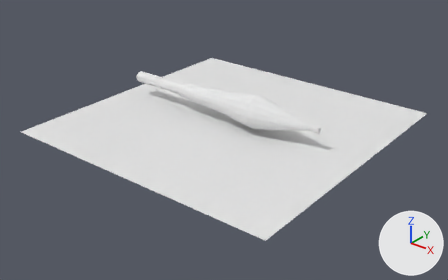
The Blender file asssets/hawn.blend: old version first, new version second.
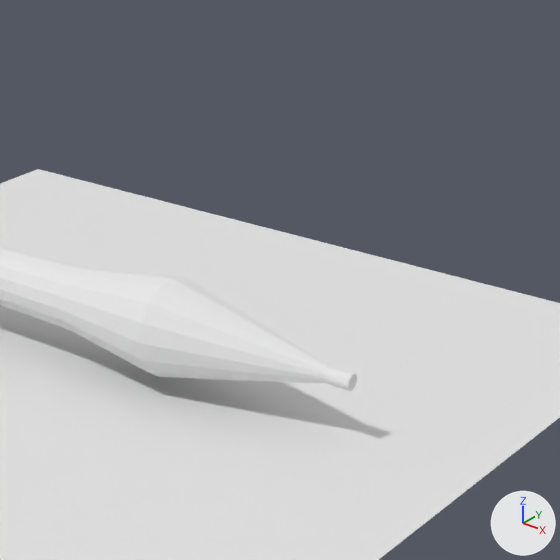
Old and new are each drawn whole from a 50 mm camera at (49.1, -62.5, 36.4) aimed at (1.1, -2.6, -0.8) and again close up on the part from 44% to 87% of the width and 0% to 68% of the height. Every picture has the same lights, and +X, +Y and +Z are marked at lower right.

Script lines for the objects in view, before the commit:
```python
me_cylinder = bpy.data.meshes.new('Cylinder')
me_cylinder.from_pydata(...)  # 146 vertices, 288 faces; spans x -39.5..32.6, y -4.9..4.9, z -4.9..4.9
me_cylinder.materials.append(mat_material)  # its picture is missing
me_plane = bpy.data.meshes.new('Plane')
me_plane.from_pydata([(1.0, 1.0, 0.0), (1.0, -1.0, 0.0), (-1.0, -1.0, 0.0), (-1.0, 1.0, 0.0)], [], [(0, 3, 2, 1)])
ob_mine4 = bpy.data.objects.new('mine4', me_cylinder)
ob_mine4.location = (0.0, 0.0, 3.52)
ob_mine4.scale = (0.439, 0.488, 0.488)
ob_plane = bpy.data.objects.new('Plane', me_plane)
ob_plane.location = (0.15, 0.11, 0.67)
ob_plane.scale = (20.3, 20.3, 20.3)
```
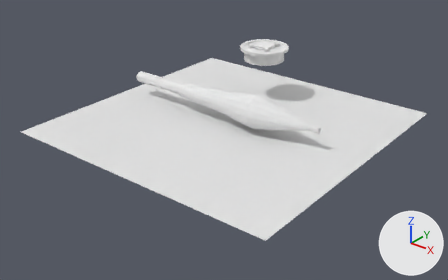
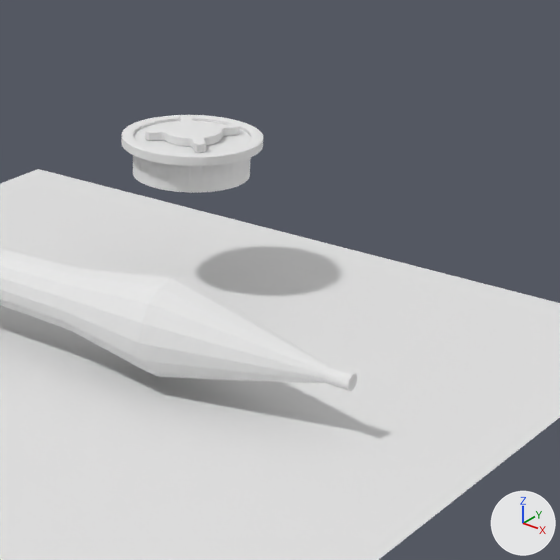
The change, as a diff of the scene's bpy script:
```diff
--- a/asssets/hawn.blend.py
+++ b/asssets/hawn.blend.py
@@ mat_material_001 @@
+mat_material_001 = diffuse_material('Material.001')
+mat_material_001.base_color = (0.8, 0.8, 0.8)  # white #e7e7e7
@@ me_cylinder_001 @@
+me_cylinder_001.from_pydata(...)  # 1088 vertices, 2136 faces; spans x -1.2..1.2, y -1.2..1.2, z -1.0..1.5
+me_cylinder_001.materials.append(mat_material_001)  # white #e7e7e7
@@ ob_cylinder @@
+ob_cylinder = bpy.data.objects.new('Cylinder', me_cylinder_001)
+ob_cylinder.location = (-1.92, 10.79, 7.6)
+ob_cylinder.scale = (3.0, 3.0, 0.955)
```

Boxes (x1, y1, x2, y2) around the edits, measured in the close-ups (560 x 560 px):
'Cylinder', added: after (121, 115, 263, 193)
